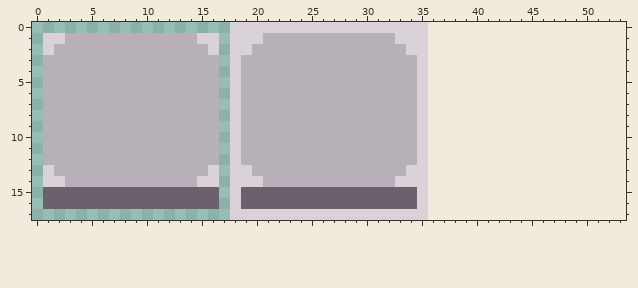
Two versions of one pixel-art file, Interactables/Table/table.ase. Above: the version before the commit.
36x18 pixels, 1 frame. The old version is drawn lined up with the new one, on the new canvas.
Once edited:
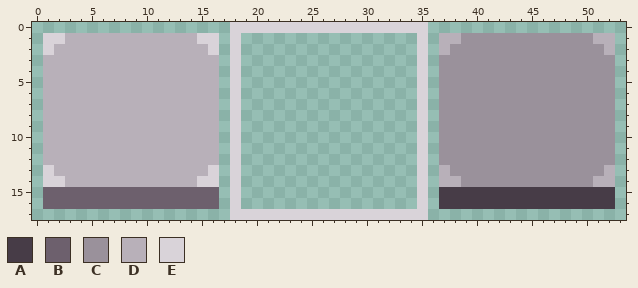
Palette (. is transparent): A #473c47  B #6d606d  C #9a919b  D #b8b0b9  E #d9d3d9
The exact change:
canvas 36x18 -> 54x18
y 1: x 19..34 EEDDDDDDDDDDDDEE -> ................; x 37..52 ................ -> DDCCCCCCCCCCCCDD
y 2: x 19..34 EDDDDDDDDDDDDDDE -> ................; x 37..52 ................ -> DCCCCCCCCCCCCCCD
y 3..12: x 19..34 DDDDDDDDDDDDDDDD -> ................; x 37..52 ................ -> CCCCCCCCCCCCCCCC
y 13: x 19..34 EDDDDDDDDDDDDDDE -> ................; x 37..52 ................ -> DCCCCCCCCCCCCCCD
y 14: x 19..34 EEDDDDDDDDDDDDEE -> ................; x 37..52 ................ -> DDCCCCCCCCCCCCDD
y 15..16: x 19..34 BBBBBBBBBBBBBBBB -> ................; x 37..52 ................ -> AAAAAAAAAAAAAAAA
Where, in picture pixels (left, top, right, bottom), the same in both pictures:
changed: (241, 33, 615, 209)
